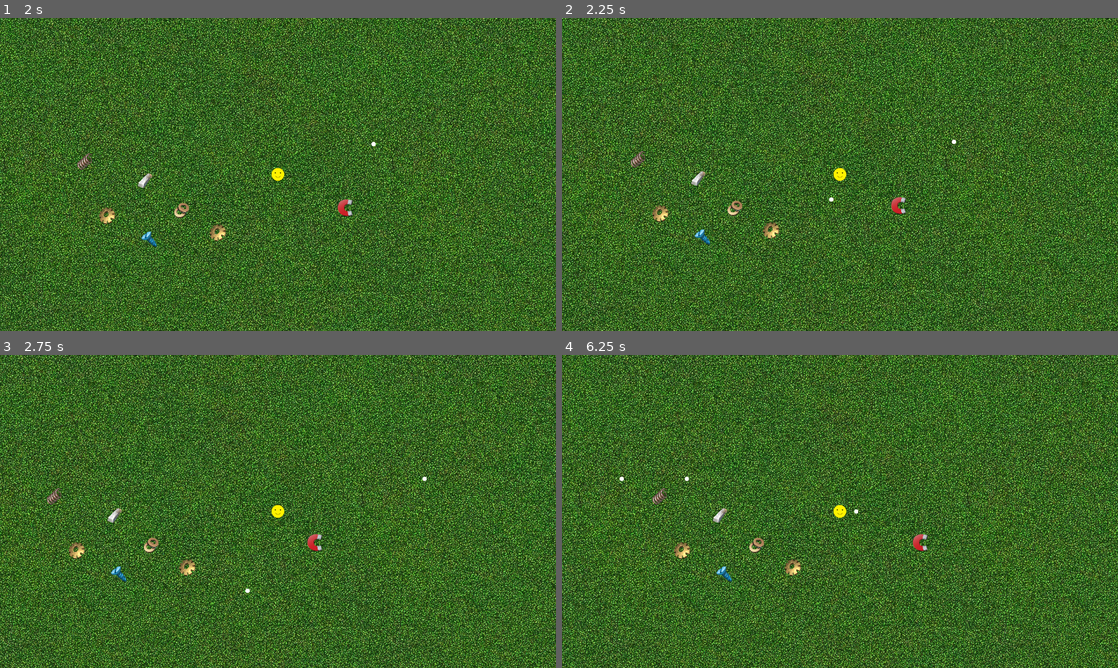
Above: before the commit, frames 1-4 (two rows, left to right).
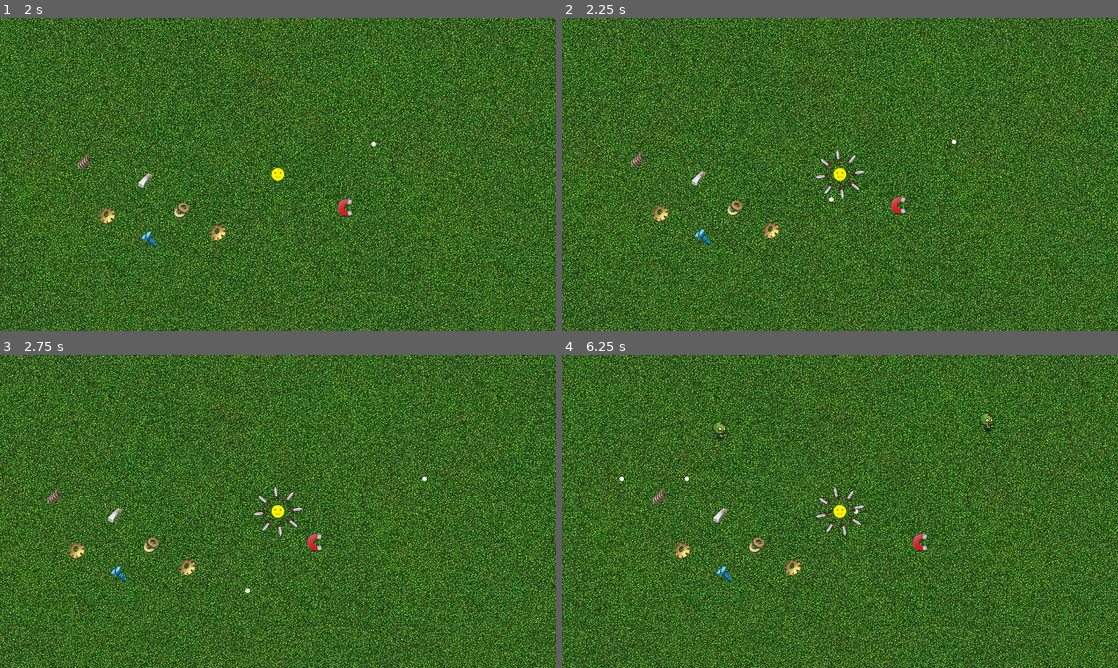
Above: after the commit, the same moments.

Repository: Posiden104/SurvivorGame-Godot
Game: Godot game, scene res://scenes/levels/Game.tscn
Two runs of this game, one before a commit and one after it. Both use one fixed random seed, a clock stepped at 60 frames per second and the inputs below.
Inputs:
- Up to frame 1 (2 s): tap Enter at 0.5 s; hold D (Right) 0.53-1.28 s; hold S (Down) from 1.28 s (still down)
- Up to frame 2 (2.25 s): release S (Down) at 2.03 s; hold D (Right) from 2.03 s (still down)
- Up to frame 3 (2.75 s): keep holding D (Right)
- Up to frame 4 (6.25 s): release D (Right) at 2.78 s; hold W (Up) 2.78-3.53 s; hold A (Left) 3.53-5.03 s; hold S (Down) 5.03-5.78 s; hold D (Right) from 5.78 s (still down)

Frame 1 is identical in both runs. In frame 2, 0.3% of the frame differs, in the area x 45-55%, y 41-59%; in frame 3, 0.3%; in frame 4, 0.5%, in the area x 27-78%, y 18-58%.

Commit message:
8 swords

Diff:
--- a/scenes/entities/player/gun.gd
+++ b/scenes/entities/player/gun.gd
@@ -5,7 +5,7 @@
 
 # Called when the node enters the scene tree for the first time.
 func _ready():
-	$Timer.start(1)
+	%GunTimer.start(1)
 
 
 func _on_timer_timeout():
--- a/scenes/entities/player/player.tscn
+++ b/scenes/entities/player/player.tscn
@@ -1,12 +1,17 @@
-[gd_scene load_steps=7 format=3 uid="uid://co4b3ayy6bk2f"]
+[gd_scene load_steps=10 format=3 uid="uid://co4b3ayy6bk2f"]
 
 [ext_resource type="Script" path="res://scenes/entities/player/Player.gd" id="1_emybq"]
 [ext_resource type="Texture2D" uid="uid://caqhdmeluftny" path="res://images/Smile.png" id="2_yk4p3"]
 [ext_resource type="Script" path="res://scenes/entities/player/gun.gd" id="3_temph"]
 [ext_resource type="PackedScene" uid="uid://bealsj7ifws7l" path="res://scenes/weapons/projectiles/bullet.tscn" id="4_ct7t2"]
+[ext_resource type="Script" path="res://scenes/entities/player/sword.gd" id="5_sl622"]
+[ext_resource type="Texture2D" uid="uid://ci3bti074ghy6" path="res://images/Sword_Small.png" id="5_vkd2h"]
 
 [sub_resource type="CircleShape2D" id="CircleShape2D_rxain"]
 radius = 30.0
+
+[sub_resource type="CapsuleShape2D" id="CapsuleShape2D_caktr"]
+height = 56.7273
 
 [sub_resource type="CircleShape2D" id="CircleShape2D_jq8fw"]
 radius = 70.0286
@@ -32,7 +37,158 @@
 script = ExtResource("3_temph")
 bullet = ExtResource("4_ct7t2")
 
-[node name="Timer" type="Timer" parent="Weapons/Gun"]
+[node name="GunTimer" type="Timer" parent="Weapons/Gun"]
+unique_name_in_owner = true
+
+[node name="Sword" type="Node2D" parent="Weapons" node_paths=PackedStringArray("swordImages")]
+unique_name_in_owner = true
+script = ExtResource("5_sl622")
+swordImages = [NodePath("Sword1"), NodePath("Sword2"), NodePath("Sword3"), NodePath("Sword4"), NodePath("Sword5"), NodePath("Sword6"), NodePath("Sword7"), NodePath("Sword8")]
+swordsActive = 8
+
+[node name="SwordTimer" type="Timer" parent="Weapons/Sword"]
+unique_name_in_owner = true
+wait_time = 2.0
+one_shot = true
+
+[node name="SwordCooldown" type="Timer" parent="Weapons/Sword"]
+unique_name_in_owner = true
+wait_time = 2.0
+one_shot = true
+autostart = true
+
+[node name="Sword1" type="Node2D" parent="Weapons/Sword"]
+visible = false
+
+[node name="SwordImage" type="Sprite2D" parent="Weapons/Sword/Sword1"]
+position = Vector2(0, -41)
+scale = Vector2(0.634615, 0.634615)
+texture = ExtResource("5_vkd2h")
+
+[node name="SwordArea" type="Area2D" parent="Weapons/Sword/Sword1/SwordImage"]
+metadata/_edit_lock_ = true
+
+[node name="SwordCollider" type="CollisionShape2D" parent="Weapons/Sword/Sword1/SwordImage/SwordArea"]
+shape = SubResource("CapsuleShape2D_caktr")
+metadata/_edit_lock_ = true
+
+[node name="Sword2" type="Node2D" parent="Weapons/Sword"]
+visible = false
+
+[node name="SwordImage2" type="Sprite2D" parent="Weapons/Sword/Sword2"]
+position = Vector2(0, 41)
+rotation = -3.14159
+scale = Vector2(0.634615, 0.634615)
+texture = ExtResource("5_vkd2h")
+
+[node name="SwordArea" type="Area2D" parent="Weapons/Sword/Sword2/SwordImage2"]
+metadata/_edit_lock_ = true
+
+[node name="SwordCollider" type="CollisionShape2D" parent="Weapons/Sword/Sword2/SwordImage2/SwordArea"]
+shape = SubResource("CapsuleShape2D_caktr")
+metadata/_edit_lock_ = true
+
+[node name="Sword3" type="Node2D" parent="Weapons/Sword"]
+visible = false
+rotation = 1.5708
+
+[node name="SwordImage2" type="Sprite2D" parent="Weapons/Sword/Sword3"]
+position = Vector2(0, 41)
+rotation = -3.14159
+scale = Vector2(0.634615, 0.634615)
+texture = ExtResource("5_vkd2h")
+
+[node name="SwordArea" type="Area2D" parent="Weapons/Sword/Sword3/SwordImage2"]
+metadata/_edit_lock_ = true
+
+[node name="SwordCollider" type="CollisionShape2D" parent="Weapons/Sword/Sword3/SwordImage2/SwordArea"]
+shape = SubResource("CapsuleShape2D_caktr")
+metadata/_edit_lock_ = true
+
+[node name="Sword4" type="Node2D" parent="Weapons/Sword"]
+visible = false
+rotation = -1.5708
+
+[node name="SwordImage2" type="Sprite2D" parent="Weapons/Sword/Sword4"]
+position = Vector2(0, 41)
+rotation = -3.14159
+scale = Vector2(0.634615, 0.634615)
+texture = ExtResource("5_vkd2h")
+
+[node name="SwordArea" type="Area2D" parent="Weapons/Sword/Sword4/SwordImage2"]
+metadata/_edit_lock_ = true
+
+[node name="SwordCollider" type="CollisionShape2D" parent="Weapons/Sword/Sword4/SwordImage2/SwordArea"]
+shape = SubResource("CapsuleShape2D_caktr")
+metadata/_edit_lock_ = true
+
+[node name="Sword5" type="Node2D" parent="Weapons/Sword"]
+visible = false
+rotation = 0.785398
+
+[node name="SwordImage2" type="Sprite2D" parent="Weapons/Sword/Sword5"]
+position = Vector2(0, 41)
+rotation = -3.14159
+scale = Vector2(0.634615, 0.634615)
+texture = ExtResource("5_vkd2h")
+
+[node name="SwordArea" type="Area2D" parent="Weapons/Sword/Sword5/SwordImage2"]
+metadata/_edit_lock_ = true
+
+[node name="SwordCollider" type="CollisionShape2D" parent="Weapons/Sword/Sword5/SwordImage2/SwordArea"]
+shape = SubResource("CapsuleShape2D_caktr")
+metadata/_edit_lock_ = true
+
+[node name="Sword6" type="Node2D" parent="Weapons/Sword"]
+visible = false
+rotation = -0.785398
+
+[node name="SwordImage2" type="Sprite2D" parent="Weapons/Sword/Sword6"]
+position = Vector2(0, 41)
+rotation = -3.14159
+scale = Vector2(0.634615, 0.634615)
+texture = ExtResource("5_vkd2h")
+
+[node name="SwordArea" type="Area2D" parent="Weapons/Sword/Sword6/SwordImage2"]
+metadata/_edit_lock_ = true
+
+[node name="SwordCollider" type="CollisionShape2D" parent="Weapons/Sword/Sword6/SwordImage2/SwordArea"]
+shape = SubResource("CapsuleShape2D_caktr")
+metadata/_edit_lock_ = true
+
+[node name="Sword7" type="Node2D" parent="Weapons/Sword"]
+visible = false
+rotation = 2.35619
+
+[node name="SwordImage2" type="Sprite2D" parent="Weapons/Sword/Sword7"]
+position = Vector2(0, 41)
+rotation = -3.14159
+scale = Vector2(0.634615, 0.634615)
+texture = ExtResource("5_vkd2h")
+
+[node name="SwordArea" type="Area2D" parent="Weapons/Sword/Sword7/SwordImage2"]
+metadata/_edit_lock_ = true
+
+[node name="SwordCollider" type="CollisionShape2D" parent="Weapons/Sword/Sword7/SwordImage2/SwordArea"]
+shape = SubResource("CapsuleShape2D_caktr")
+metadata/_edit_lock_ = true
+
+[node name="Sword8" type="Node2D" parent="Weapons/Sword"]
+visible = false
+rotation = -2.35619
+
+[node name="SwordImage2" type="Sprite2D" parent="Weapons/Sword/Sword8"]
+position = Vector2(0, 41)
+rotation = -3.14159
+scale = Vector2(0.634615, 0.634615)
+texture = ExtResource("5_vkd2h")
+
+[node name="SwordArea" type="Area2D" parent="Weapons/Sword/Sword8/SwordImage2"]
+metadata/_edit_lock_ = true
+
+[node name="SwordCollider" type="CollisionShape2D" parent="Weapons/Sword/Sword8/SwordImage2/SwordArea"]
+shape = SubResource("CapsuleShape2D_caktr")
+metadata/_edit_lock_ = true
 
 [node name="Pickup Range" type="Area2D" parent="." groups=["player_pickup"]]
 unique_name_in_owner = true
@@ -40,5 +196,16 @@
 
 [node name="Pickup Collider" type="CollisionShape2D" parent="Pickup Range"]
 shape = SubResource("CircleShape2D_jq8fw")
-
-[connection signal="timeout" from="Weapons/Gun/Timer" to="Weapons/Gun" method="_on_timer_timeout"]
+metadata/_edit_lock_ = true
+
+[connection signal="timeout" from="Weapons/Gun/GunTimer" to="Weapons/Gun" method="_on_timer_timeout"]
+[connection signal="timeout" from="Weapons/Sword/SwordTimer" to="Weapons/Sword" method="_on_sword_timer_timeout"]
+[connection signal="timeout" from="Weapons/Sword/SwordCooldown" to="Weapons/Sword" method="_on_sword_cooldown_timeout"]
+[connection signal="body_entered" from="Weapons/Sword/Sword1/SwordImage/SwordArea" to="Weapons/Sword" method="_on_sword_area_body_entered"]
+[connection signal="body_entered" from="Weapons/Sword/Sword2/SwordImage2/SwordArea" to="Weapons/Sword" method="_on_sword_area_body_entered"]
+[connection signal="body_entered" from="Weapons/Sword/Sword3/SwordImage2/SwordArea" to="Weapons/Sword" method="_on_sword_area_body_entered"]
+[connection signal="body_entered" from="Weapons/Sword/Sword4/SwordImage2/SwordArea" to="Weapons/Sword" method="_on_sword_area_body_entered"]
+[connection signal="body_entered" from="Weapons/Sword/Sword5/SwordImage2/SwordArea" to="Weapons/Sword" method="_on_sword_area_body_entered"]
+[connection signal="body_entered" from="Weapons/Sword/Sword6/SwordImage2/SwordArea" to="Weapons/Sword" method="_on_sword_area_body_entered"]
+[connection signal="body_entered" from="Weapons/Sword/Sword7/SwordImage2/SwordArea" to="Weapons/Sword" method="_on_sword_area_body_entered"]
+[connection signal="body_entered" from="Weapons/Sword/Sword8/SwordImage2/SwordArea" to="Weapons/Sword" method="_on_sword_area_body_entered"]
--- /dev/null
+++ b/scenes/entities/player/sword.gd
@@ -0,0 +1,42 @@
+extends Node2D
+
+#deg per second
+@export var speed: float = 360
+@export var damage: float = 5
+
+@export var swordImages: Array[Node2D]
+@export var swordsActive: int = 2
+var isActive: bool = false
+
+func enable():
+	isActive = true
+	if swordsActive > swordImages.size():
+		swordsActive = swordImages.size()
+	for i in swordsActive:
+		swordImages[i].visible = true
+
+func disable():
+	isActive = false
+	if swordsActive > swordImages.size():
+		swordsActive = swordImages.size()
+	for i in swordsActive:
+		swordImages[i].visible = false
+
+func _on_sword_timer_timeout():
+#	%SwordImage.visible = false
+	disable()
+	%SwordCooldown.start()
+
+func _on_sword_cooldown_timeout():
+#	%SwordImage.visible = true
+	enable()
+	%SwordTimer.start()
+
+func _process(delta):
+	if isActive:
+		%Sword.rotate(deg_to_rad(speed) * delta)
+
+
+func _on_sword_area_body_entered(body):
+	if body.is_in_group("enemies") and body.has_method("damage"):
+		body.damage(damage)
--- a/scenes/levels/Game.tscn
+++ b/scenes/levels/Game.tscn
@@ -35,12 +35,14 @@
 
 [node name="Spawner" parent="." instance=ExtResource("5_iu03c")]
 position = Vector2(1026, 161)
+autostart = true
 
 [node name="Spawner2" parent="." instance=ExtResource("5_iu03c")]
 position = Vector2(307, 186)
 enemy_type_to_spawn = 1
 min_spawn_time = 3.0
 max_spawn_time = 7.0
+autostart = true
 
 [node name="Scrap" parent="." instance=ExtResource("6_wf251")]
 position = Vector2(205, 366)
